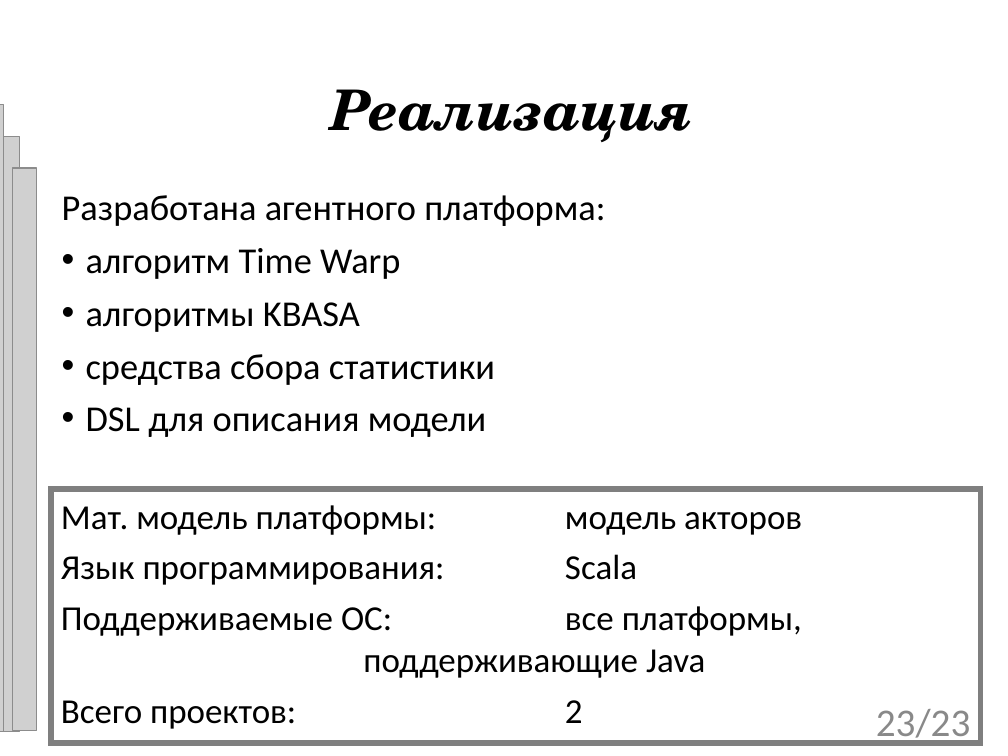
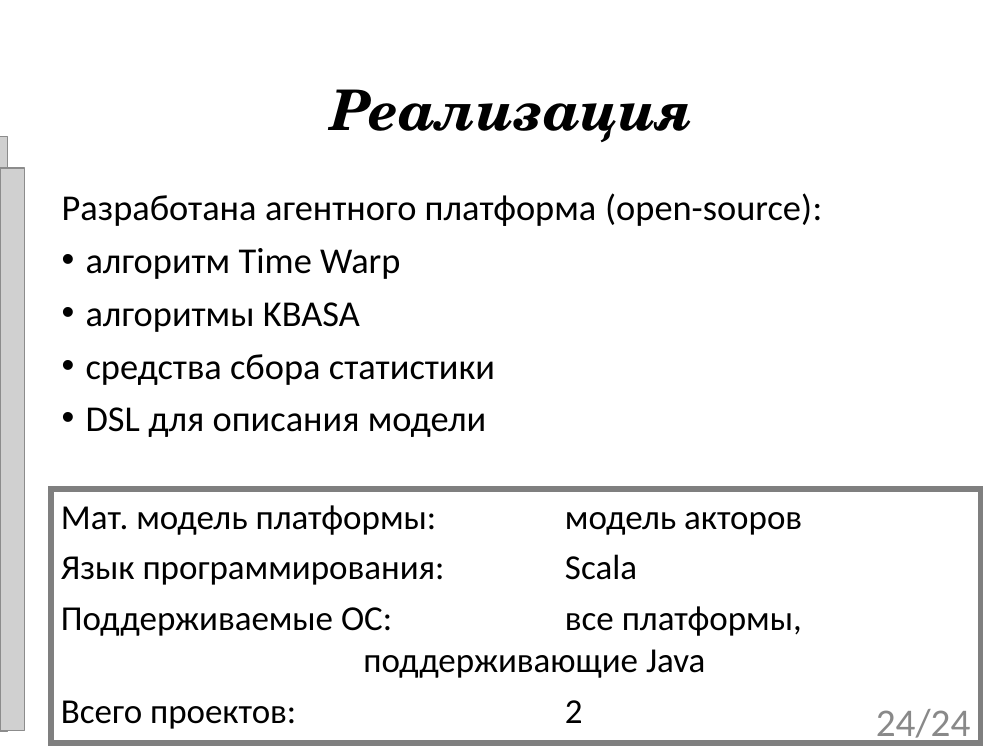
Before and after one commit to tom-trix/SynchAlgorithms, a slide deck: slide 24 of text/Mitrakov.ppt (slide 23 before the commit). Drawn at 1008x756 pixels with LibreOffice and Linux fonts; fonts in the diff are those of the drawing; grey boxes stand for pictures; background and template pictures are left out. Boxes give left, top, right and bottom in pixels: in the first picture for what was removed or moved away, otherwise in the second. Text is boxed around its words. In the diff, an @@ line names an element or a change of style, - is before the commit and + after.

```diff
--- a/text/Mitrakov.ppt
+++ b/text/Mitrakov.ppt
@@ picture removed at [0,105,3,731] @@
@@ picture: place and size @@
-picture at [0,136,19,731]
+picture at [0,136,7,731]
@@ picture: place and size @@
-picture at [12,168,36,731]
+picture at [0,168,24,731]
@@ subtitle at [62,193,822,226]: text changed @@
-Разработана агентного платформа:
+Разработана агентного платформа (open-source):
@@ page number at [876,709,970,746]: text changed @@
-23/23
+24/24
```
Also in this commit, not shown: 20 other slides changed, 3 slides added, 2 slides removed.
